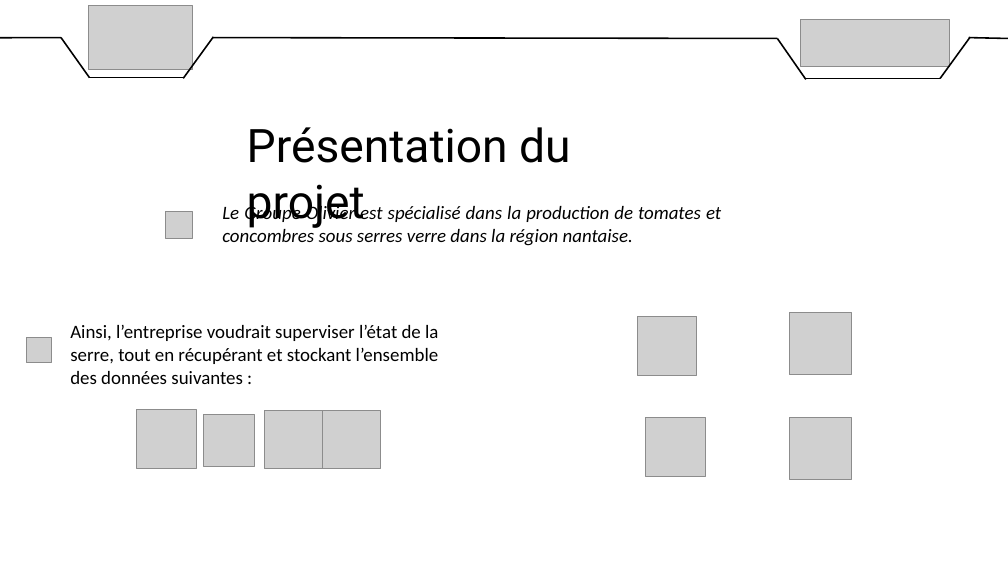
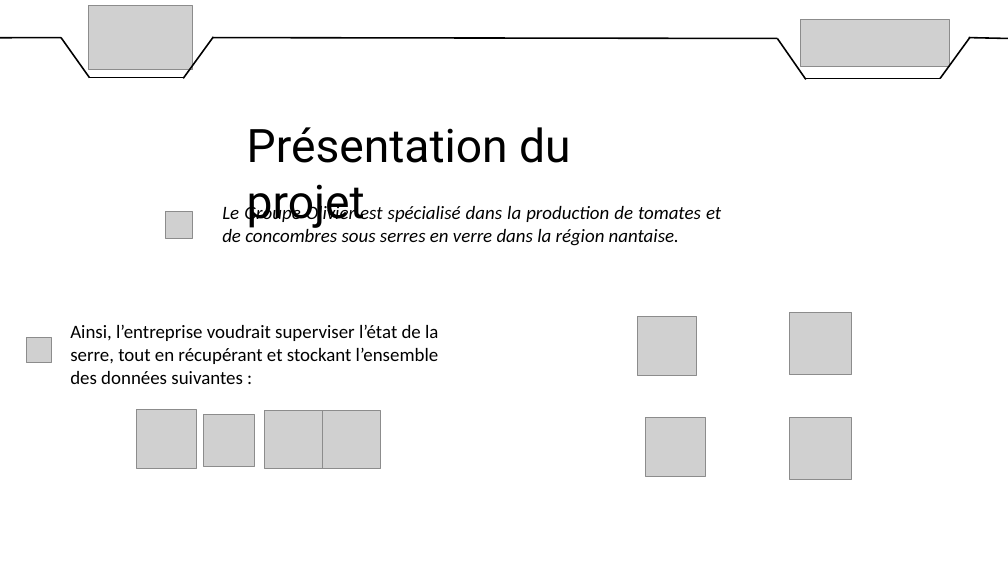
Before and after one commit to DylanChe/SupervisionSerre, a slide deck: slide 2 of oral_projet/diaporama_revue_1_steven.pptx. Drawn at 1008x567 pixels with LibreOffice and Linux fonts; fonts in the diff are those of the drawing; grey boxes stand for pictures. Boxes give left, top, right and bottom in pixels: in the first picture for what was removed or moved away, otherwise in the second. Text is boxed around its words. In the diff, an @@ line names an element or a change of style, - is before the commit and + after.

Commit message:
MAJ diapo

```diff
--- a/oral_projet/diaporama_revue_1_steven.pptx
+++ b/oral_projet/diaporama_revue_1_steven.pptx
@@ text at [222, 204, 721, 246]: text changed @@
-Le Groupe Olivier est spécialisé dans la production de tomates et concombres sous serres verre dans la région nantaise.
+Le Groupe Olivier est spécialisé dans la production de tomates et de concombres sous serres en verre dans la région nantaise.
```
